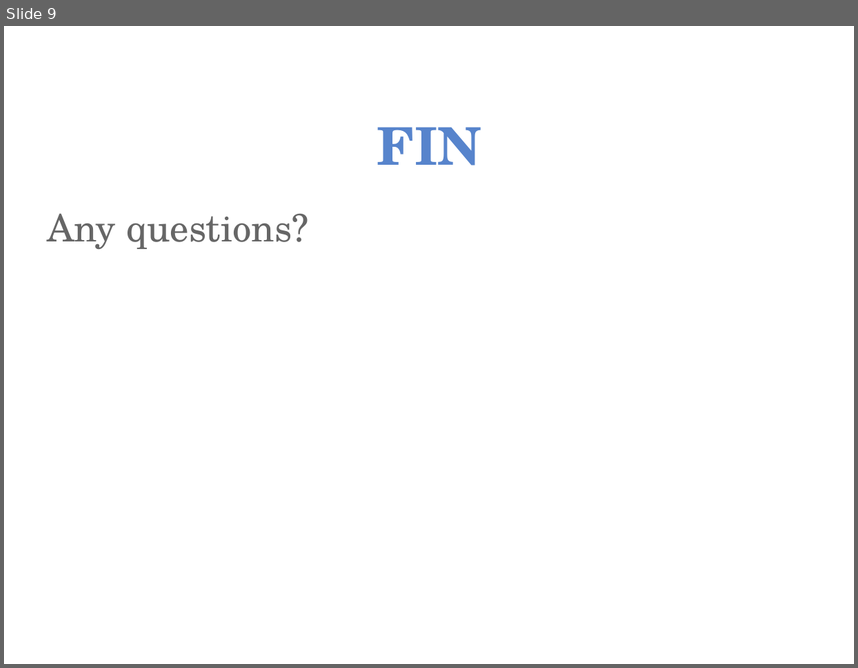
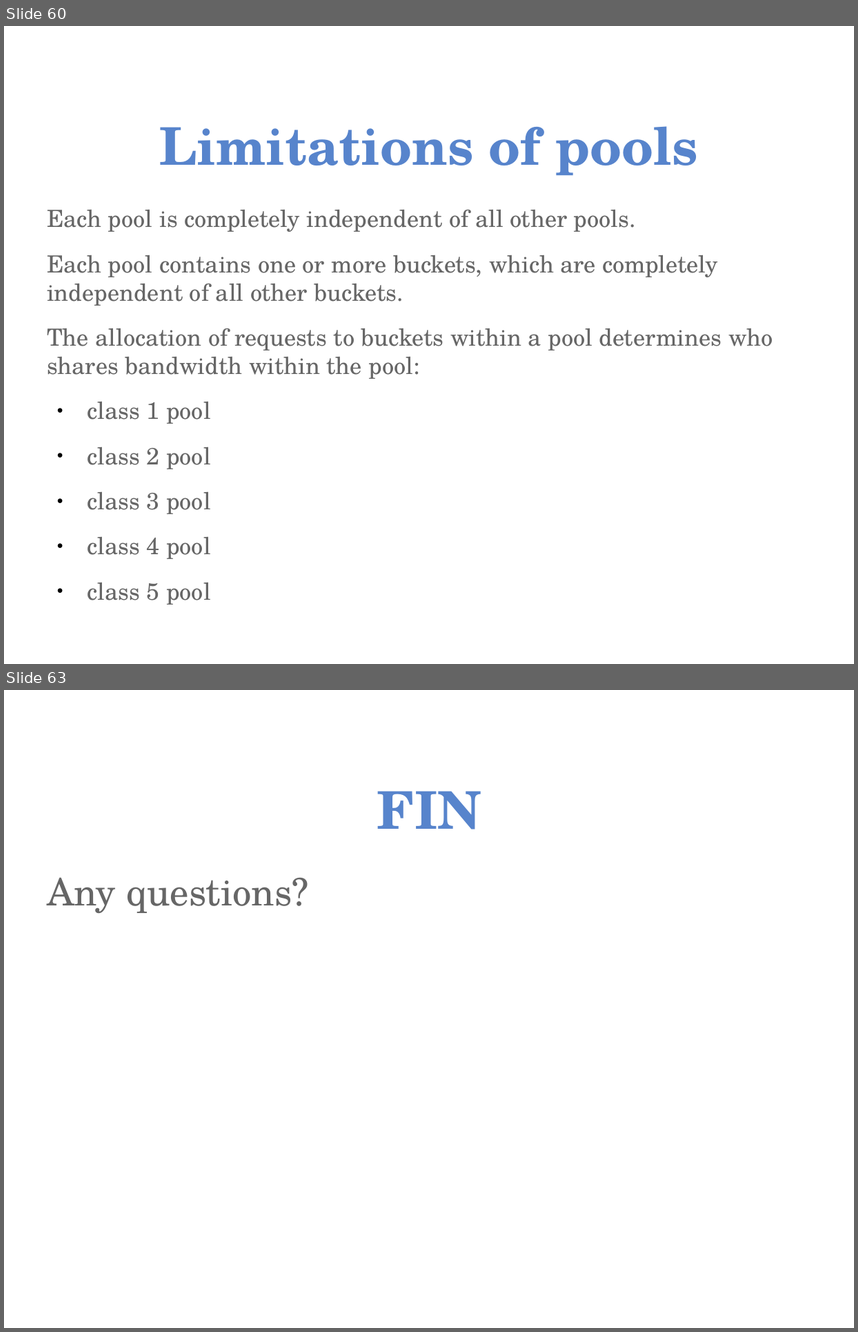
Before and after one commit to aptivate/inaspmaterials, a slide deck: generated/Network_Management/Unit_11_Technical_Measures/Unit_11_Presentation_01_Web_Caching_With_Squid.rst.odp. Shown one above the other, each under a label of ours: slide 9 before the commit, slides 60 and 63 after it; the slides between them are not shown. The pictures are 858x668 and 858x1332 pixels, drawn with LibreOffice and Linux fonts; fonts in the diff are those of the drawing; background and template pictures are left out. Boxes give left, top, right and bottom in pixels: in the first picture for what was removed or moved away, otherwise in the second. Text is boxed around its words. In the diff, an @@ line names an element or a change of style, - is before the commit and + after.

```diff
--- a/generated/Network_Management/Unit_11_Technical_Measures/Unit_11_Presentation_01_Web_Caching_With_Squid.rst.odp
+++ b/generated/Network_Management/Unit_11_Technical_Measures/Unit_11_Presentation_01_Web_Caching_With_Squid.rst.odp
@@ slide 60 added at [4, 26, 854, 664], background picture (left out) @@
@@ title added at [159, 126, 698, 175], 44 pt, text #5784CC, bold @@
+Limitations of pools
@@ text added at [47, 210, 773, 559], 20 pt, text #666666 @@
+Each pool is completely independent of all other pools.
+Each pool contains one or more buckets, which are completely independent of all other buckets.
+The allocation of requests to buckets within a pool determines who shares bandwidth within the pool:
+● class 1 pool
+● class 2 pool
+● class 3 pool
+● class 4 pool
+● class 5 pool
@@ what was slide 9 is now slide 63 @@
```
Also in this commit, not shown: 8 slides changed, 53 other slides added, 35 other files.
